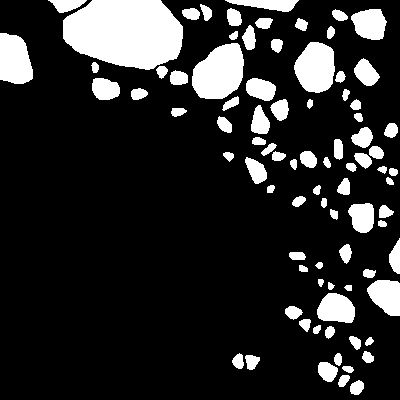
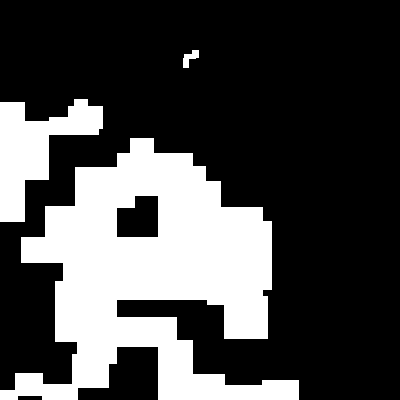
Revision of a layered 400 x 400 image; what changed, layer by layer:
hid "ice floes" (1st of 2) over [0,0,400,400]
added layer "water samples" (1st of 2) above "water samples" over [0,0,400,400]
added layer "water samples" (2nd of 2) above "landmask" over [0,50,299,400]
